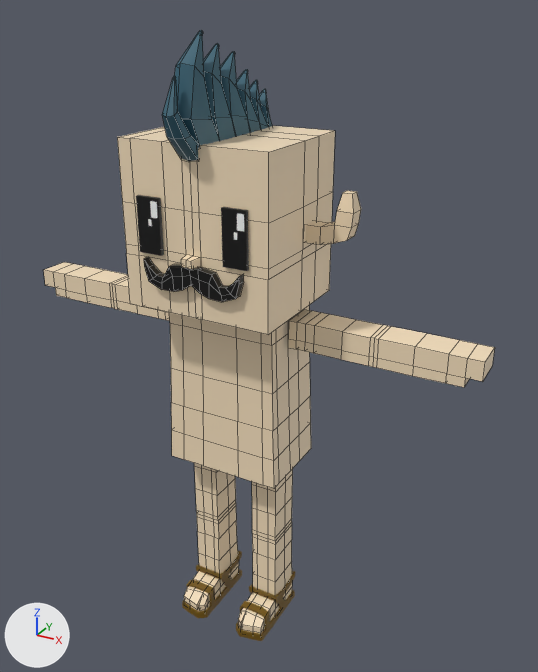
One commit to the FBX model mustachiorascals/fbx/823fae43-9f67-464c-8b98-f8c275c053d7.fbx: the scene before it, then after it.
Rendered twice from a 50 mm lens placed at (0.0184, -0.0292, 0.0326), pointed at (0.0016, 0.0014, 0.0173). Arrows for +X, +Y and +Z are at lower left; the lights stay in place. Mesh edges are drawn as thin lines on the coarser meshes. Where no turn or scale is listed for an object, it has been applied to the vertices.

The first picture shows 'e_5', 'eye_4', 'f_sandals', 'h_mohawk', 'm_inspector', 'mustachio_arms', 'mustachio_body', 'mustachio_head', 'mustachio_legs'.
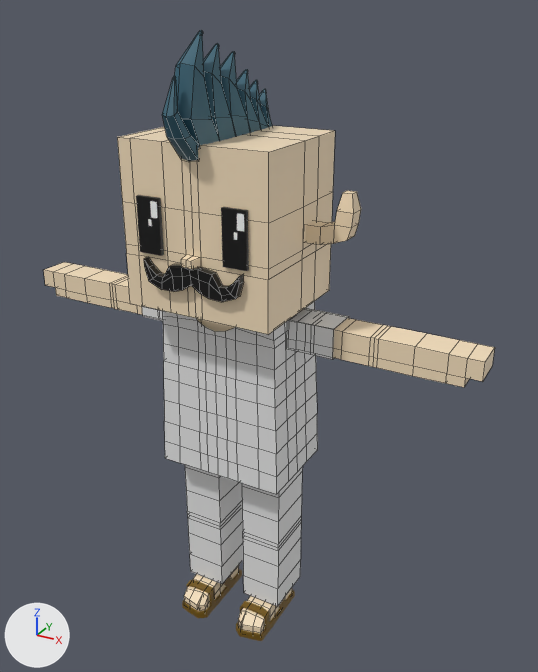
Location of each change, [x1, y1, x2, y2] in pixels of the pictures (538 x 672 px):
'c_shirt_1', added
    after: [163, 301, 318, 494]
'c_pants', added
    after: [185, 465, 302, 606]
'c_shirt_2', added
    after: [142, 306, 349, 360]
'mustachio_body', unchanged, covered by the edit
    before: [169, 305, 311, 488]
    after: [197, 319, 235, 332]
'mustachio_legs', unchanged, covered by the edit
    before: [184, 463, 293, 634]
    after: [184, 565, 292, 634]

Patch to the scene script:
```diff
--- a/mustachiorascals/fbx/823fae43-9f67-464c-8b98-f8c275c053d7.fbx.py
+++ b/mustachiorascals/fbx/823fae43-9f67-464c-8b98-f8c275c053d7.fbx.py
@@ mat_upper_garment_1 @@
+mat_upper_garment_1 = principled_material('upper_garment_1')
+mat_upper_garment_1.base_color = (0.8, 0.8, 0.8)  # white #e7e7e7
@@ mat_lower_garment @@
+mat_lower_garment = principled_material('lower_garment')
+mat_lower_garment.base_color = (0.8, 0.8, 0.8)  # white #e7e7e7
@@ me_mesh_011 @@
+me_mesh_011.from_pydata(...)  # 24 vertices, 18 faces; spans x -0.00561..0.00561, y 0.00027..0.00209, z 0.01737..0.01893
+me_mesh_011.materials.append(mat_upper_garment_1)  # white #e7e7e7
@@ me_mesh_003_1 @@
+me_mesh_003_1.from_pydata(...)  # 72 vertices, 64 faces; spans x -0.003..0.003, y -0.00018..0.00265, z 0.00139..0.01069
+me_mesh_003_1.materials.append(mat_lower_garment)  # white #e7e7e7
@@ me_mesh_010 @@
+me_mesh_010.from_pydata(...)  # 230 vertices, 212 faces; spans x -0.00349..0.00349, y -0.0013..0.00353, z 0.00994..0.01894
+me_mesh_010.materials.append(mat_upper_garment_1)  # white #e7e7e7
@@ ob_c_shirt_2 @@
+ob_c_shirt_2 = bpy.data.objects.new('c_shirt_2', me_mesh_011)
+ob_c_shirt_2.location = (0.0, 0.0, 0.0)
@@ ob_c_pants @@
+ob_c_pants = bpy.data.objects.new('c_pants', me_mesh_003_1)
+ob_c_pants.location = (0.0, 0.0, 0.0)
@@ ob_c_shirt_1 @@
+ob_c_shirt_1 = bpy.data.objects.new('c_shirt_1', me_mesh_010)
+ob_c_shirt_1.location = (0.0, 0.0, 0.0)
```
